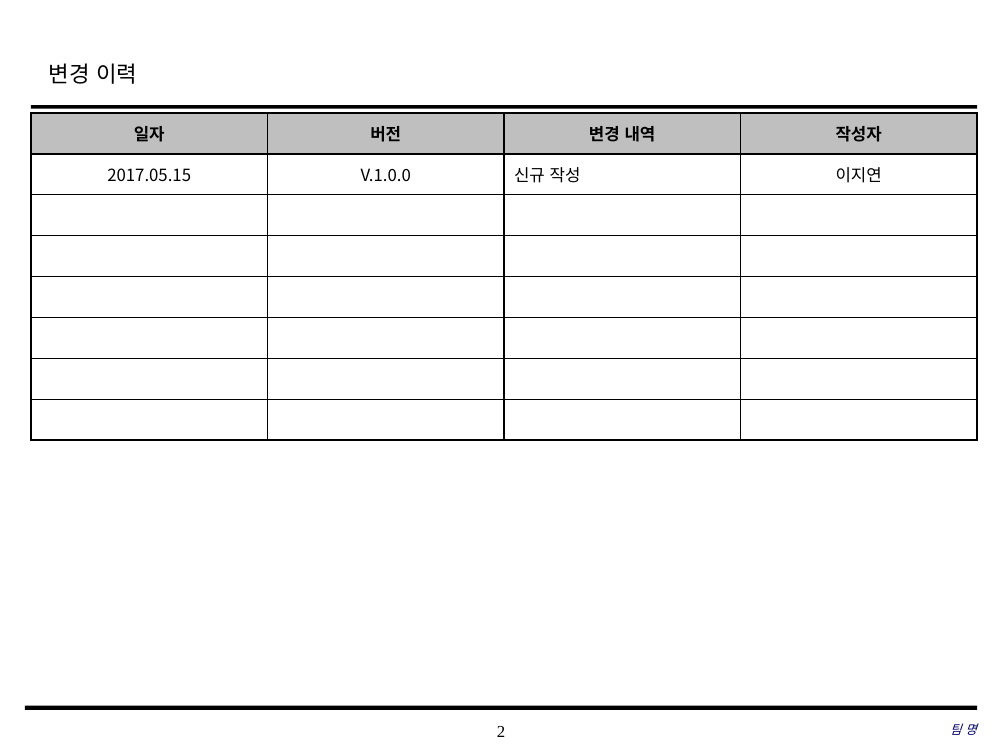
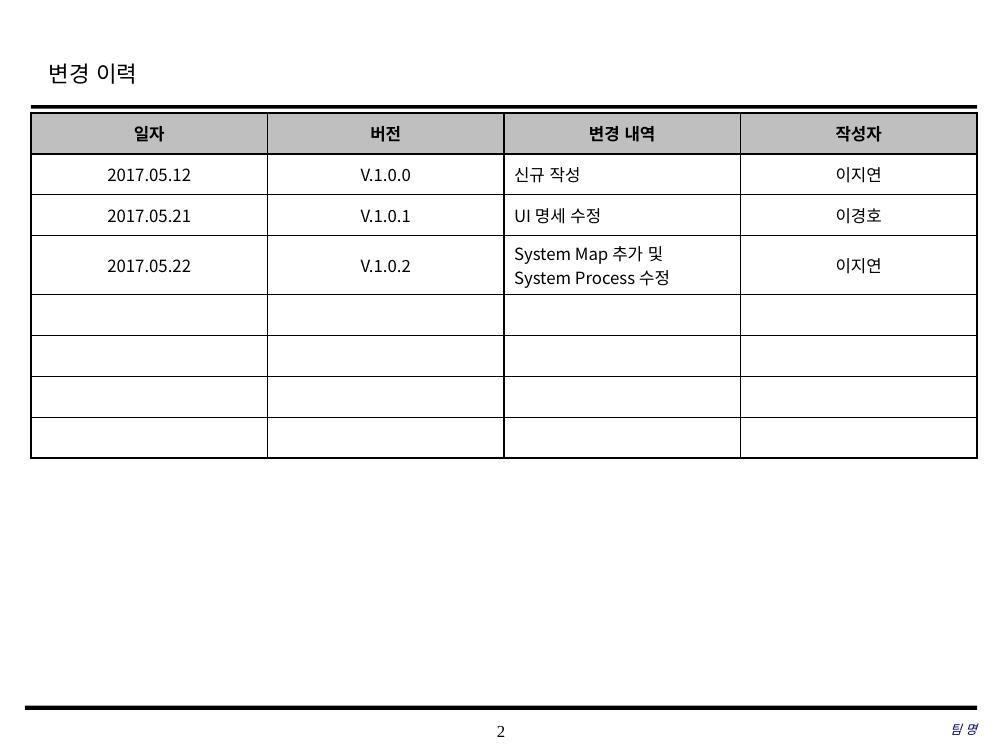
Before and after one commit to SE-admin/SE2017_5_mixharmony, a slide deck: slide 2 of doc/3_ 설계서/UI Design_05_penta.pptx. Drawn at 1008x756 pixels with LibreOffice and Linux fonts; fonts in the diff are those of the drawing; background and template pictures are left out. Boxes give left, top, right and bottom in pixels: in the first picture for what was removed or moved away, otherwise in the second. Text is boxed around its words. In the diff, an @@ line names an element or a change of style, - is before the commit and + after.

Commit message:
UI Design/ System Map 추가, System Process 수정, UI 명세 수정

```diff
--- a/doc/3_ 설계서/UI Design_05_penta.pptx
+++ b/doc/3_ 설계서/UI Design_05_penta.pptx
@@ table at <box>31,113,979,450</box> @@
-row 2: 2017.05.15 | V.1.0.0 | 신규 작성 | 이지연
+row 2: 2017.05.12 | V.1.0.0 | 신규 작성 | 이지연
+row 3: 2017.05.21 | V.1.0.1 | UI 명세 수정 | 이경호
+row 4: 2017.05.22 | V.1.0.2 | System Map 추가 및 / System Process 수정 | 이지연
-row 7:  |  |  | 
-row 8:  |  |  | 
```
Also in this commit, not shown: 12 other slides changed, 20 slides added.
